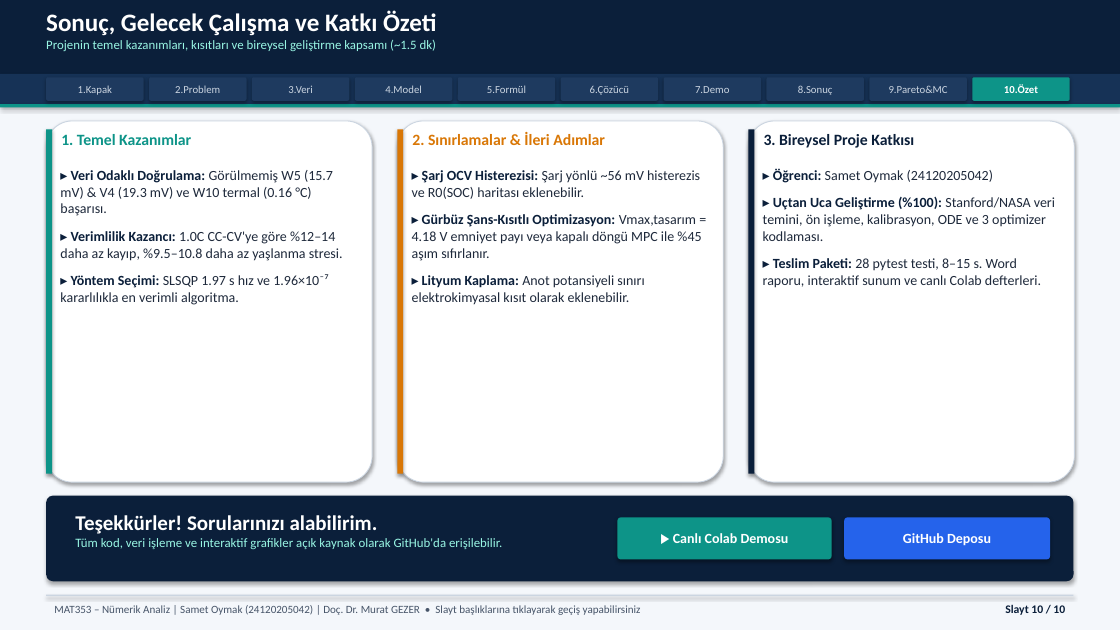
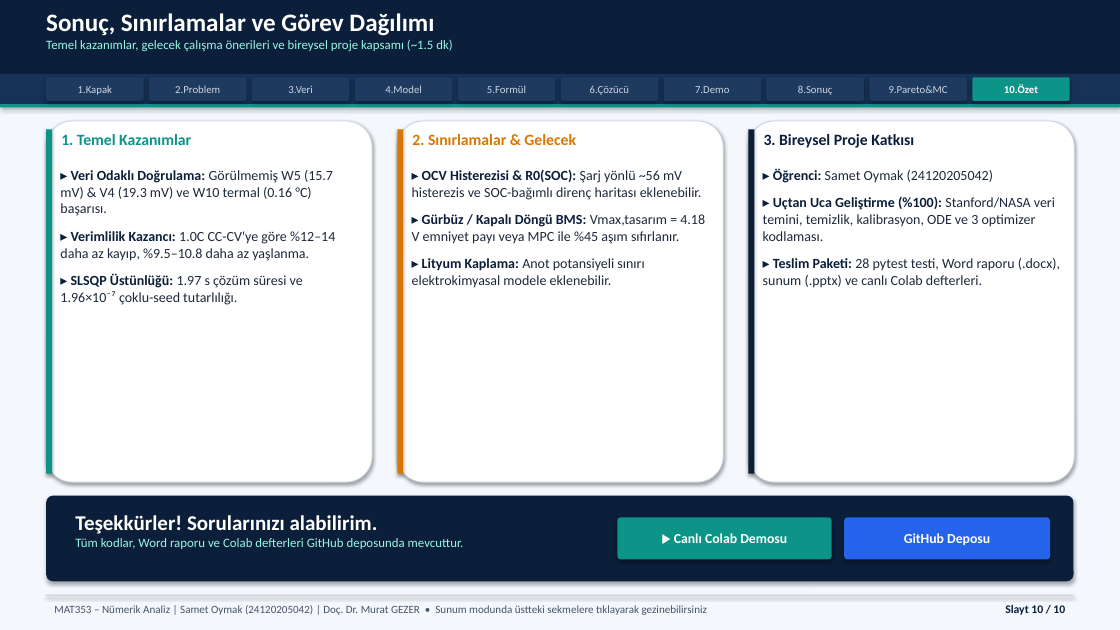
Before and after one commit to Sametoymak99/EV-Battery-Optimization, a slide deck: slide 10 of presentation/slides/MAT353_Sunum_Samet_Oymak.pptx. Drawn at 1120x630 pixels with LibreOffice and Linux fonts; fonts in the diff are those of the drawing. Boxes give left, top, right and bottom in pixels: in the first picture for what was removed or moved away, otherwise in the second. Text is boxed around its words. In the diff, an @@ line names an element or a change of style, - is before the commit and + after.

```diff
--- a/presentation/slides/MAT353_Sunum_Samet_Oymak.pptx
+++ b/presentation/slides/MAT353_Sunum_Samet_Oymak.pptx
@@ text at (x1=46, y1=13, x2=452, y2=51): text changed @@
-Sonuç, Gelecek Çalışma ve Katkı Özeti
-Projenin temel kazanımları, kısıtları ve bireysel geliştirme kapsamı (~1.5 dk)
+Sonuç, Sınırlamalar ve Görev Dağılımı
+Temel kazanımlar, gelecek çalışma önerileri ve bireysel proje kapsamı (~1.5 dk)
@@ text at (x1=412, y1=134, x2=576, y2=145): text changed @@
-2. Sınırlamalar & İleri Adımlar
+2. Sınırlamalar & Gelecek
@@ text at (x1=412, y1=170, x2=705, y2=287): text changed @@
-▸ Şarj OCV Histerezisi: Şarj yönlü ~56 mV histerezis ve R0(SOC) haritası eklenebilir.
-▸ Gürbüz Şans-Kısıtlı Optimizasyon: Vmax,tasarım = 4.18 V emniyet payı veya kapalı döngü MPC ile %45 aşım sıfırlanır.
-▸ Lityum Kaplama: Anot potansiyeli sınırı elektrokimyasal kısıt olarak eklenebilir.
+▸ OCV Histerezisi & R0(SOC): Şarj yönlü ~56 mV histerezis ve SOC-bağımlı direnç haritası eklenebilir.
+▸ Gürbüz / Kapalı Döngü BMS: Vmax,tasarım = 4.18 V emniyet payı veya MPC ile %45 aşım sıfırlanır.
+▸ Lityum Kaplama: Anot potansiyeli sınırı elektrokimyasal modele eklenebilir.
@@ text at (x1=763, y1=197, x2=1060, y2=288): text changed @@
-▸ Uçtan Uca Geliştirme (%100): Stanford/NASA veri temini, ön işleme, kalibrasyon, ODE ve 3 optimizer kodlaması.
-▸ Teslim Paketi: 28 pytest testi, 8–15 s. Word raporu, interaktif sunum ve canlı Colab defterleri.
+▸ Uçtan Uca Geliştirme (%100): Stanford/NASA veri temini, temizlik, kalibrasyon, ODE ve 3 optimizer kodlaması.
+▸ Teslim Paketi: 28 pytest testi, Word raporu (.docx), sunum (.pptx) ve canlı Colab defterleri.
@@ text at (x1=60, y1=231, x2=335, y2=305): text changed @@
-▸ Verimlilik Kazancı: 1.0C CC-CV'ye göre %12–14 daha az kayıp, %9.5–10.8 daha az yaşlanma stresi.
-▸ Yöntem Seçimi: SLSQP 1.97 s hız ve 1.96×10⁻⁷ kararlılıkla en verimli algoritma.
+▸ Verimlilik Kazancı: 1.0C CC-CV'ye göre %12–14 daha az kayıp, %9.5–10.8 daha az yaşlanma.
+▸ SLSQP Üstünlüğü: 1.97 s çözüm süresi ve 1.96×10⁻⁷ çoklu-seed tutarlılığı.
@@ text at (x1=75, y1=538, x2=464, y2=549): text changed @@
-Tüm kod, veri işleme ve interaktif grafikler açık kaynak olarak GitHub'da erişilebilir.
+Tüm kodlar, Word raporu ve Colab defterleri GitHub deposunda mevcuttur.
@@ rounded rectangle "▶ Canlı Colab Demosu" at (x1=618, y1=518, x2=832, y2=560): size 12 to 11.8 pt @@
@@ rounded rectangle "GitHub Deposu" at (x1=844, y1=518, x2=1050, y2=560): size 12 to 11.8 pt @@
@@ text at (x1=54, y1=605, x2=707, y2=615): text changed @@
-MAT353 – Nümerik Analiz | Samet Oymak (24120205042) | Doç. Dr. Murat GEZER • Slayt başlıklarına tıklayarak geçiş yapabilirsiniz
+MAT353 – Nümerik Analiz | Samet Oymak (24120205042) | Doç. Dr. Murat GEZER • Sunum modunda üstteki sekmelere tıklayarak gezinebilirsiniz
```
Also in this commit, not shown: 9 other slides changed, 1 other file.
